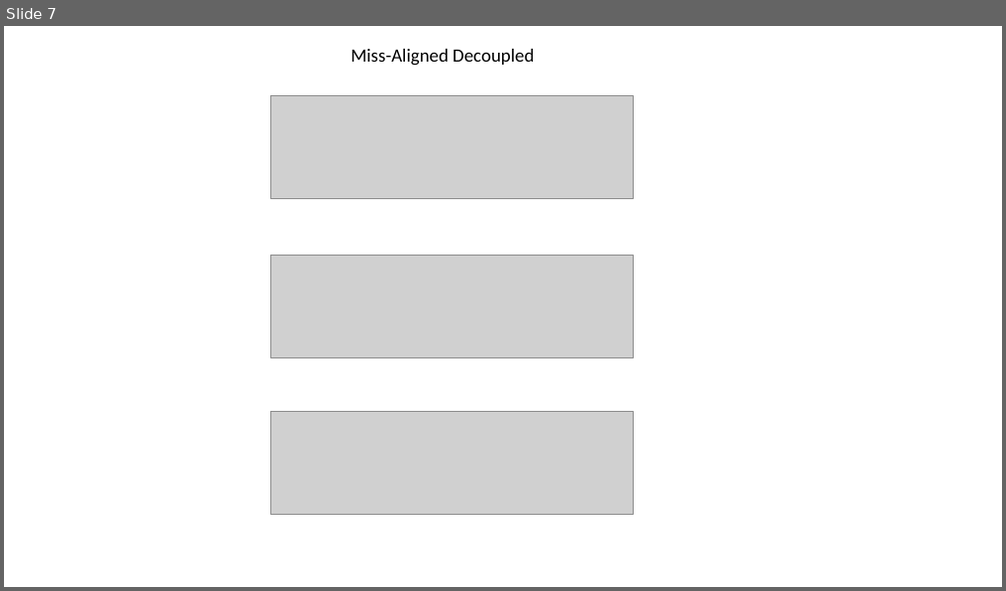
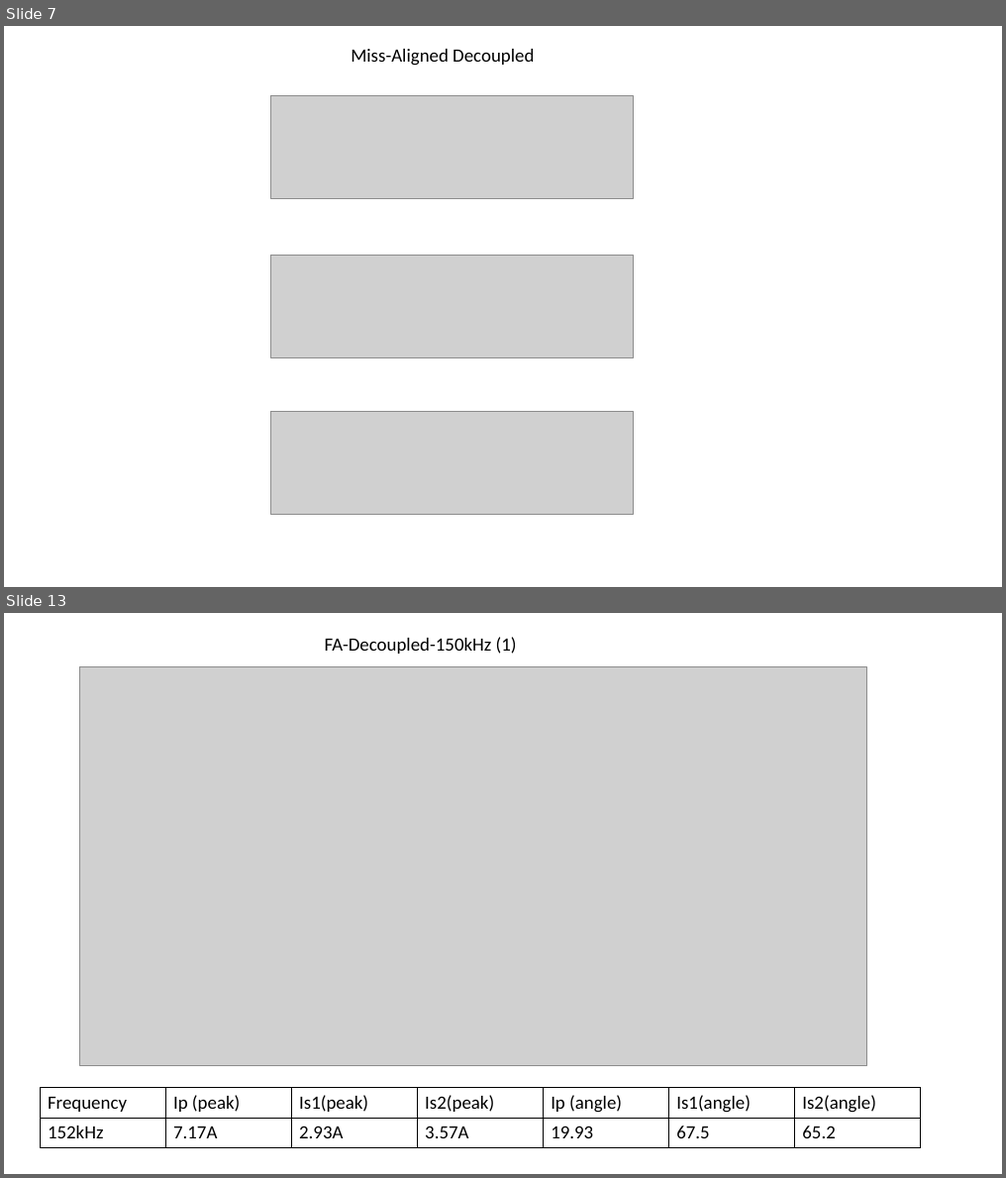
Before and after one commit to EnesAyaz/Studies, a slide deck: Reports/WPT/Test-Data.pptx. Shown one above the other, each under a label of ours: slide 7 before the commit, slides 7 and 13 after it; the slides between them are not shown. The pictures are 1006x591 and 1006x1178 pixels, drawn with LibreOffice and Linux fonts; fonts in the diff are those of the drawing; grey boxes stand for pictures. Boxes give left, top, right and bottom in pixels: in the first picture for what was removed or moved away, otherwise in the second. Text is boxed around its words. In the diff, an @@ line names an element or a change of style, - is before the commit and + after.

```diff
--- a/Reports/WPT/Test-Data.pptx
+++ b/Reports/WPT/Test-Data.pptx
@@ slide 13 added at bbox=[4, 613, 1002, 1174], background #FFFFFF @@
@@ text added at bbox=[325, 637, 517, 654], 18 pt, text #000000 @@
+FA-Decoupled-150kHz (1)
@@ picture added at bbox=[79, 667, 867, 1065] @@
@@ table added at bbox=[40, 1088, 921, 1149], 2 rows, 7 columns @@
+Frequency | Ip (peak) | Is1(peak) | Is2(peak) | Ip (angle) | Is1(angle) | Is2(angle)
+152kHz | 7.17A | 2.93A | 3.57A | 19.93 | 67.5 | 65.2
```
Also in this commit, not shown: 8 slides changed, 10 other slides added, 1 slide removed, 12 other files.
